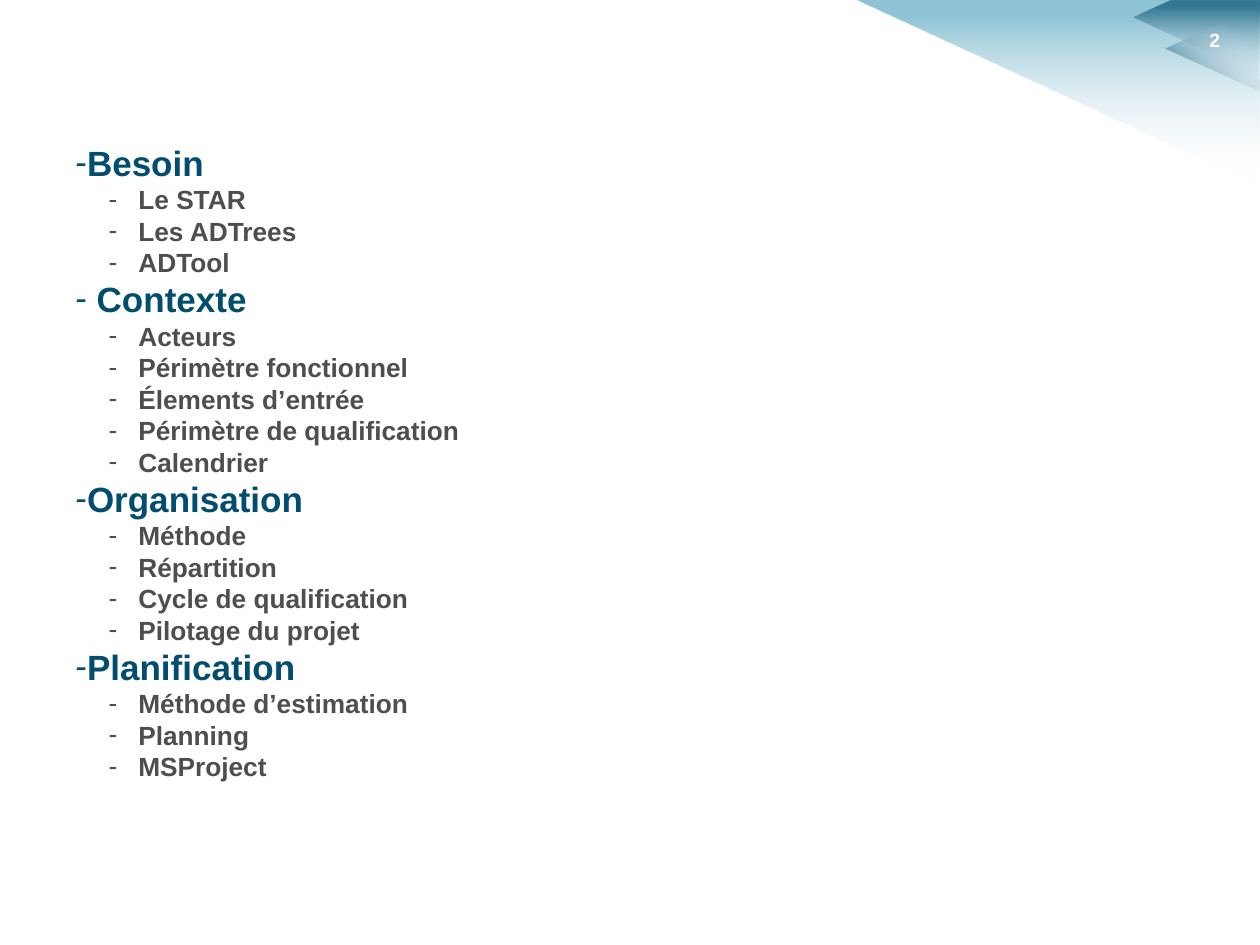
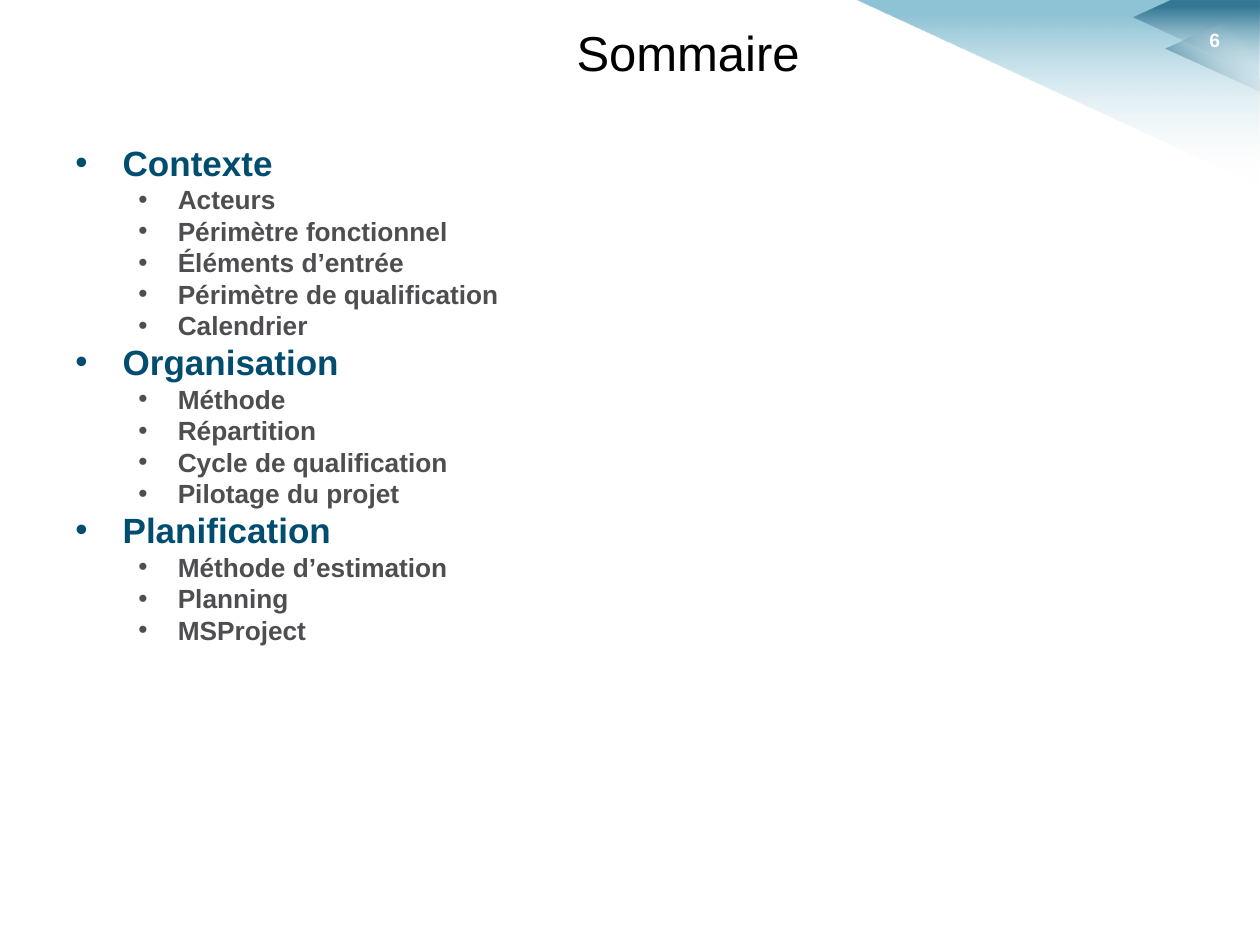
Before and after one commit to HKervadec/korrigolo, a slide deck: slide 6 of soutenances/planification/soutenance_planification.pptx (slide 2 before the commit). Drawn at 1260x945 pixels with LibreOffice and Linux fonts; fonts in the diff are those of the drawing; background and template pictures are left out. Boxes give left, top, right and bottom in pixels: in the first picture for what was removed or moved away, otherwise in the second. Text is boxed around its words. In the diff, an @@ line names an element or a change of style, - is before the commit and + after.

Commit message:
[Soutenance] Planif

```diff
--- a/soutenances/planification/soutenance_planification.pptx
+++ b/soutenances/planification/soutenance_planification.pptx
@@ text added at [577, 35, 800, 72], 28 pt, text #000000 @@
+Sommaire
@@ page number at [1209, 34, 1220, 47]: text changed @@
-2
+6
@@ text at [87, 150, 296, 272]: paragraphs removed @@
-– Besoin
-  – Le STAR
-  – Les ADTrees
-  – ADTool
@@ text at [123, 151, 498, 645]: bullet - to • @@
@@ text at [178, 251, 404, 273]: text changed @@
-  – Élements d’entrée
+  • Éléments d’entrée
```
Also in this commit, not shown: 9 other slides changed, 5 slides added, 5 slides removed.
